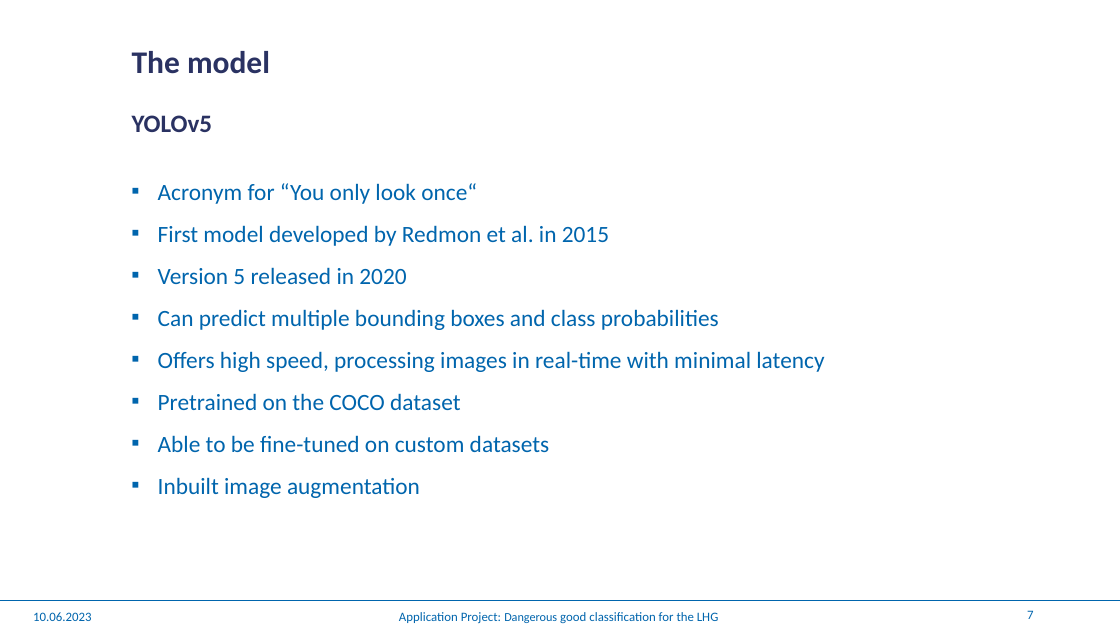
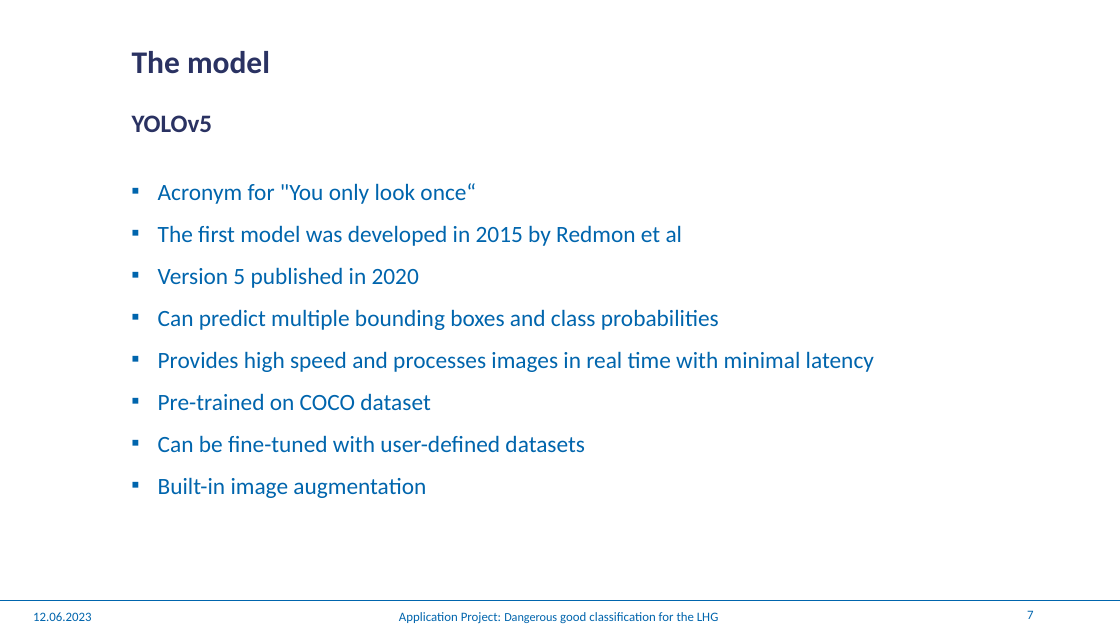
Before and after one commit to winterForestStump/application_project, a slide deck: slide 7 of Application Project.pptx. Drawn at 1120x630 pixels with LibreOffice and Linux fonts; fonts in the diff are those of the drawing; background and template pictures are left out. Boxes give left, top, right and bottom in pixels: in the first picture for what was removed or moved away, otherwise in the second. Text is boxed around its words. In the diff, an @@ line names an element or a change of style, - is before the commit and + after.

```diff
--- a/Application Project.pptx
+++ b/Application Project.pptx
@@ text at (158, 183, 683, 288): text changed @@
-▪ Acronym for “You only look once“
-▪ First model developed by Redmon et al. in 2015
-▪ Version 5 released in 2020
+▪ Acronym for "You only look once“
+▪ The first model was developed in 2015 by Redmon et al
+▪ Version 5 published in 2020
@@ text at (158, 351, 874, 498): text changed @@
-▪ Offers high speed, processing images in real-time with minimal latency
-▪ Pretrained on the COCO dataset
-▪ Able to be fine-tuned on custom datasets
-▪ Inbuilt image augmentation
+▪ Provides high speed and processes images in real time with minimal latency
+▪ Pre-trained on COCO dataset
+▪ Can be fine-tuned with user-defined datasets
+▪ Built-in image augmentation
@@ text at (33, 612, 92, 621): text changed @@
-10.06.2023
+12.06.2023
```
Also in this commit, not shown: 13 other slides changed, 2 slides added.
